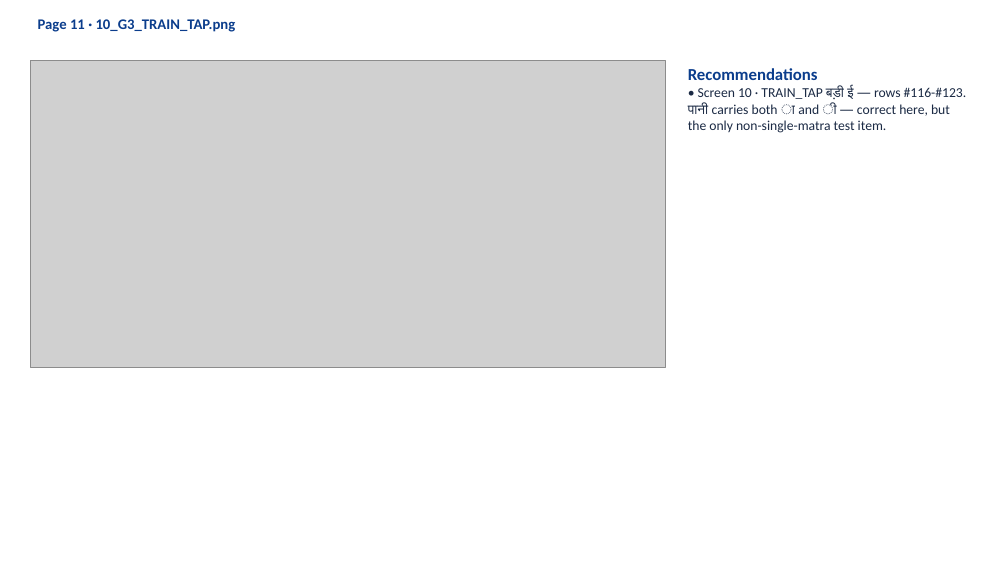
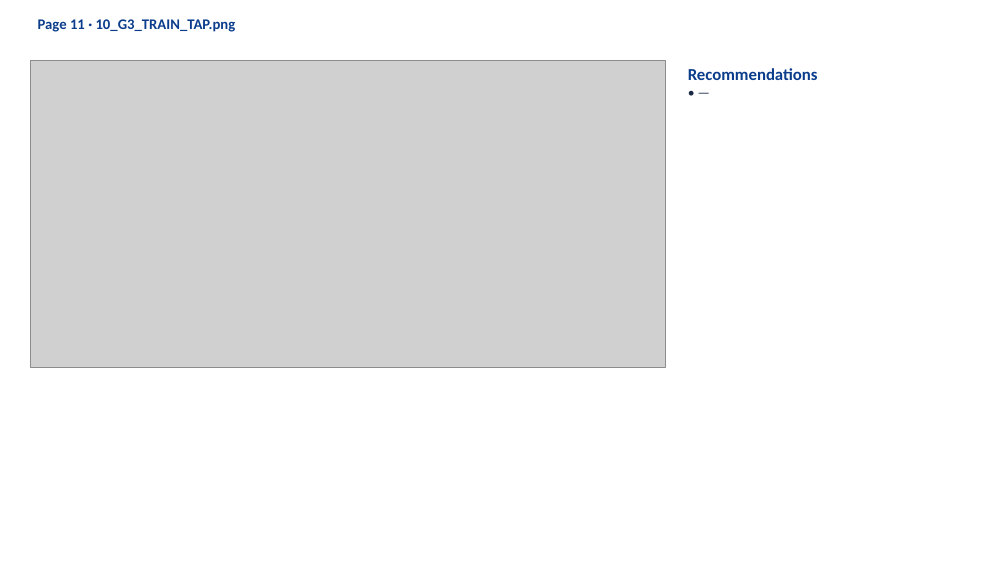
Before and after one commit to khugshalharshvardhan/HI02H11_L02_S01_DEV_HANDOFF-file2-, a slide deck: slide 12 of 3_CURRENT_BUILD/HI02H11_L02_S01_REVISED_review.pptx. Drawn at 1008x567 pixels with LibreOffice and Linux fonts; fonts in the diff are those of the drawing; grey boxes stand for pictures. Boxes give left, top, right and bottom in pixels: in the first picture for what was removed or moved away, otherwise in the second. Text is boxed around its words. In the diff, an @@ line names an element or a change of style, - is before the commit and + after.

```diff
--- a/3_CURRENT_BUILD/HI02H11_L02_S01_REVISED_review.pptx
+++ b/3_CURRENT_BUILD/HI02H11_L02_S01_REVISED_review.pptx
@@ text at box(688, 87, 967, 133): text changed @@
-• Screen 10 · TRAIN_TAP बड़ी ई — rows #116-#123. पानी carries both ा and ी — correct here, but the only non-single-matra test item.
+• —
```
Also in this commit, not shown: 17 other slides changed, 38 other files.
